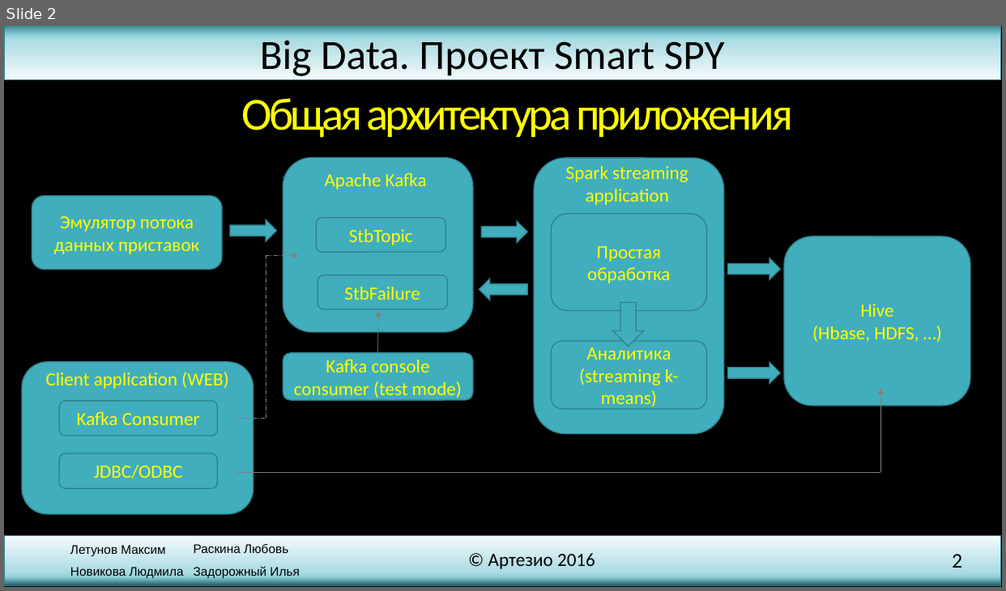
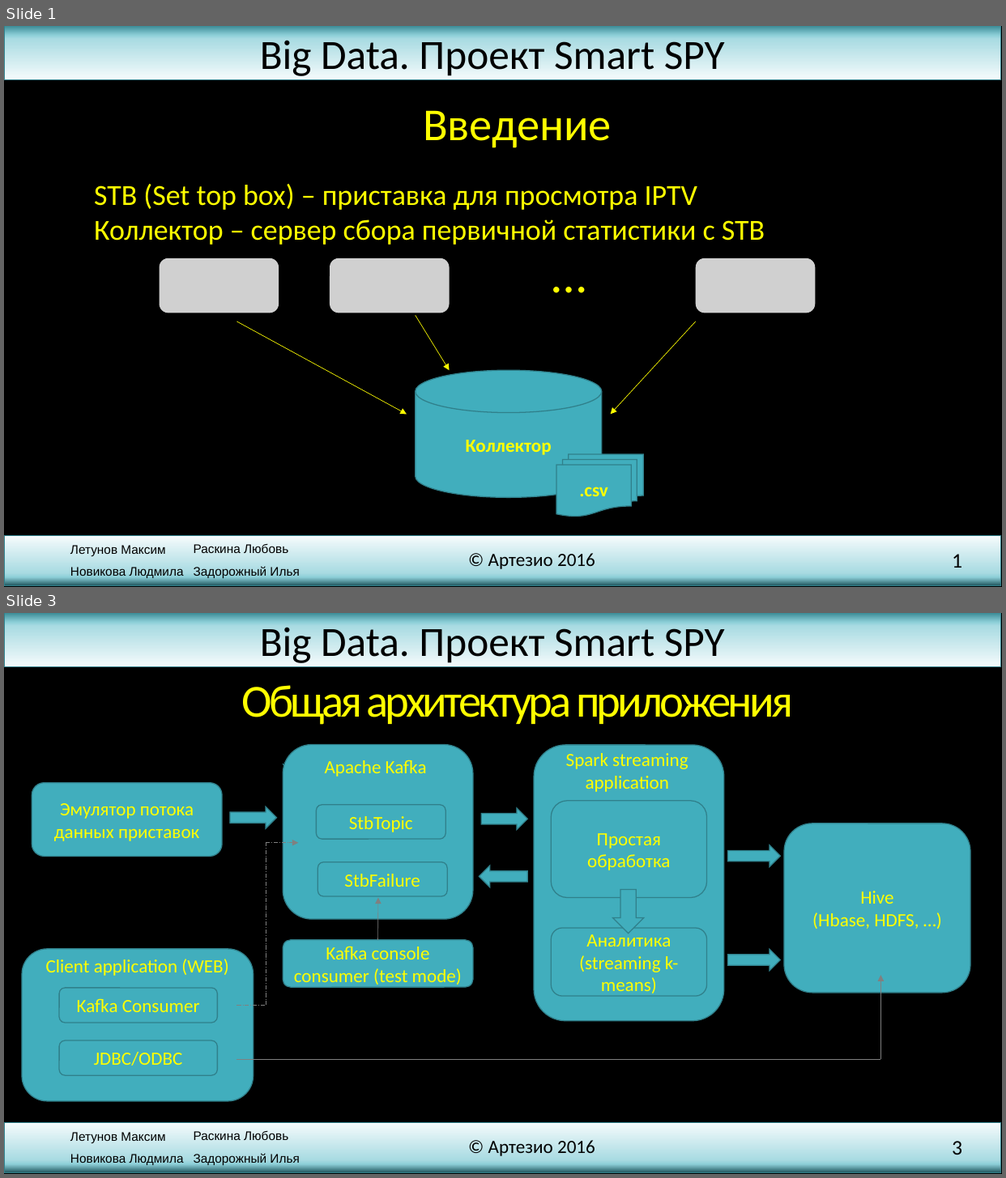
Before and after one commit to SmallDev/TestSmart, a slide deck: presentation.pptx. Shown one above the other, each under a label of ours: slide 2 before the commit, slides 1 and 3 after it; the slides between them are not shown. The pictures are 1006x591 and 1006x1178 pixels, drawn with LibreOffice and Linux fonts; fonts in the diff are those of the drawing; grey boxes stand for pictures; background and template pictures are left out. Boxes give left, top, right and bottom in pixels: in the first picture for what was removed or moved away, otherwise in the second. Text is boxed around its words. In the diff, an @@ line names an element or a change of style, - is before the commit and + after.

```diff
--- a/presentation.pptx
+++ b/presentation.pptx
@@ slide 1 added at [4,26,1002,587], background picture (left out); not listed: 7 template elements that a slide beside it also shows @@
@@ text added at [423,110,612,148], 44 pt, text #FFFF00 @@
+Введение
@@ text added at [94,184,765,245], 28 pt, text #FFFF00 @@
+STB (Set top box) – приставка для просмотра IPTV
+Коллектор – сервер сбора первичной статистики с STB
@@ text added at [545,240,600,308], 48 pt, text #FFFF00 @@
+…
@@ picture added at [159,258,279,313] @@
@@ picture added at [330,258,450,313] @@
@@ picture added at [696,258,816,313] @@
@@ arrow added from (415, 316) to (450, 370), #FFFF00 0.5 pt @@
@@ arrow added from (236, 322) to (407, 415), #FFFF00 0.5 pt @@
@@ arrow added from (696, 322) to (611, 415), #FFFF00 0.5 pt @@
@@ cylinder added at [415,370,602,497], fill #41AEBD, outline #30818C 1 pt, 18 pt, text #FFFF00, bold @@
+Коллектор
@@ flow chart multidocument added at [556,455,643,517], fill #41AEBD, outline #30818C 1 pt, 18 pt, text #FFFF00, bold @@
+.csv
@@ what was slide 2 is now slide 3 @@
@@ page number at [952,1141,962,1155]: text changed @@
-2
+3
```
Also in this commit, not shown: 3 slides changed, 3 other slides added.
